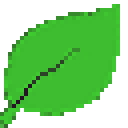
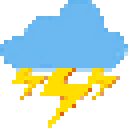
Comparing the layer stacks of the two 128 x 128 images. Changes:
added layer "Calque 22" above "Calque 17" over <box>0,0,128,128</box>
hid "Calque 14" over <box>0,4,120,128</box>
